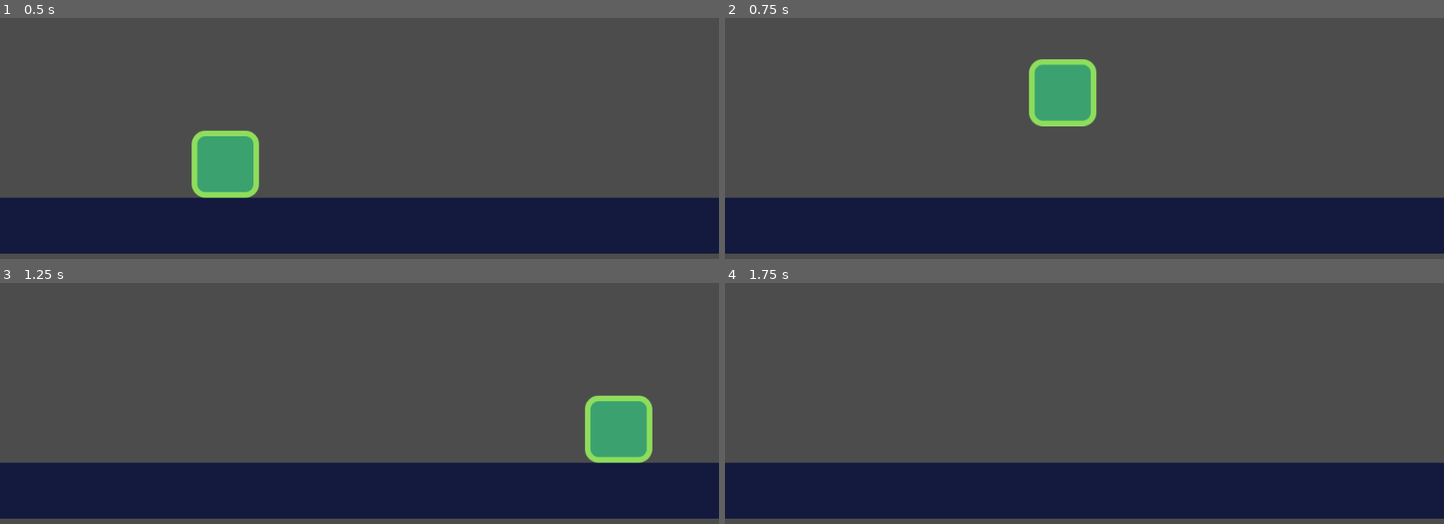
Above: before the commit, frames 1-4 (two rows, left to right).
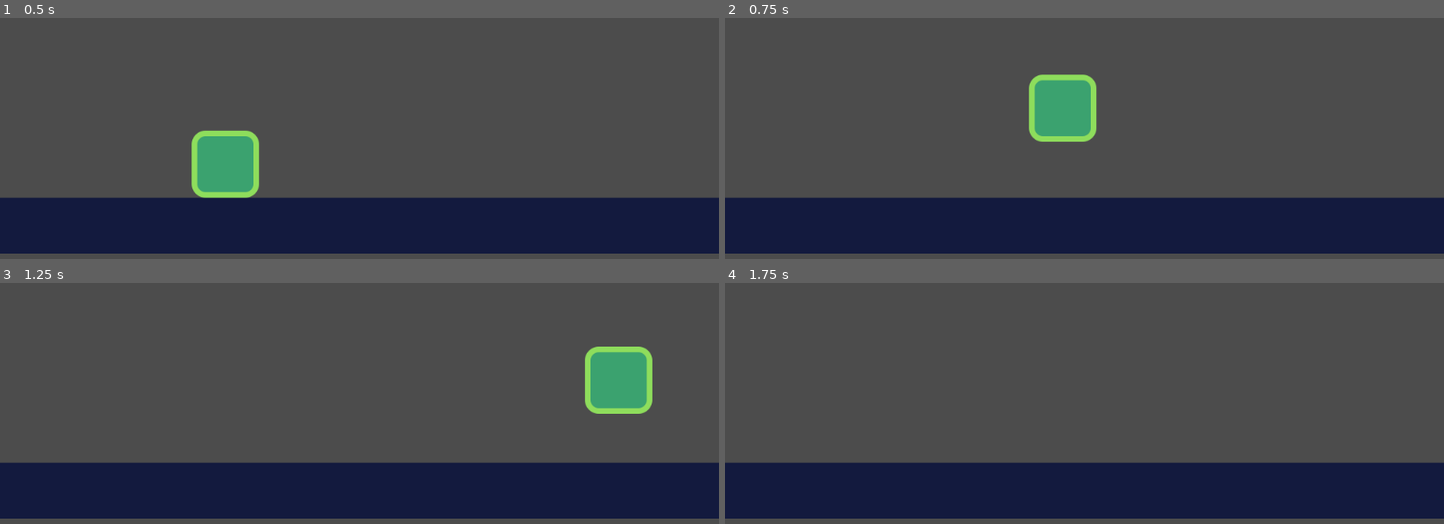
Above: after the commit, the same moments.

Repository: jdclifton2/GodotPlatformer
Game: Godot game, scene res://src/Levels/LevelTemplate.tscn
The game is run twice, just before and just after one commit, with the same random seed, the same clock (stepped at 60 frames per second) and the same inputs.
Inputs:
- Up to frame 1 (0.5 s): no input
- Up to frame 2 (0.75 s): hold Right (move_right) from 0.53 s (still down); tap W (jump) at 0.6 s
- Up to frame 3 (1.25 s): keep holding Right (move_right); tap W (jump) at 0.77, 1.07 s
- Up to frame 4 (1.75 s): keep holding Right (move_right); tap W (jump) at 1.35, 1.52 s

Frame 1 is identical in both runs. In frame 2, 1.7% of the frame differs, in the area x 42-52%, y 17-52%; in frame 3, 4.2%, in the area x 81-91%, y 26-75%; in frame 4, nothing differs.

Commit message:
cleaned up code

Diff:
--- a/src/Actors/Actor.gd
+++ b/src/Actors/Actor.gd
@@ -5,7 +5,7 @@
 export var speed := Vector2(300.0, 1000.0)
 export var gravity := 4000.0
 
-var velocity := Vector2.ZERO #:= Means set the type to the right hand side
+var _velocity := Vector2.ZERO #:= Means set the type to the right hand side
 
 
 
--- a/src/Actors/Player.gd
+++ b/src/Actors/Player.gd
@@ -1,27 +1,31 @@
 extends Actor
 
 func _physics_process(delta: float) -> void:
-    var direction := get_direction()
+	var is_jump_interrupted = Input.is_action_just_released("jump") and _velocity.y < 0.0
+	var direction := get_direction()
 
-    velocity = calculate_move_velocity(velocity, direction, speed)
-    velocity = move_and_slide(velocity, FLOOR_NORMAL)
+	_velocity = calculate_move_velocity(_velocity, direction, speed, is_jump_interrupted)
+	_velocity = move_and_slide(_velocity, FLOOR_NORMAL)
 
 
 func get_direction() -> Vector2:
-    return Vector2(
-    Input.get_action_strength("move_right") - Input.get_action_strength("move_left"),
-    -1.0 if Input.is_action_just_pressed("jump") and is_on_floor() else 1.0
-    )
+	return Vector2(
+	Input.get_action_strength("move_right") - Input.get_action_strength("move_left"),
+	-1.0 if Input.is_action_just_pressed("jump") and is_on_floor() else 1.0
+	)
 
 
 func calculate_move_velocity(
-        linear_velocity: Vector2,
-        direction: Vector2,
-        speed: Vector2
-    ) -> Vector2:
-    var new_velocity = linear_velocity
-    new_velocity.x = speed.x * direction.x
-    new_velocity.y += gravity * get_physics_process_delta_time() # delta is the time elapsed since previous frame. makes framerate independent
-    if direction.y == -1.0:
-        new_velocity.y = speed.y * direction.y
-    return new_velocity
+		linear_velocity: Vector2,
+		direction: Vector2,
+		speed: Vector2,
+		is_jump_interrupted : bool
+	) -> Vector2:
+	var out = linear_velocity
+	out.x = speed.x * direction.x
+	out.y += gravity * get_physics_process_delta_time() # delta is the time elapsed since previous frame. makes framerate independent
+	if direction.y == -1.0:
+		out.y = speed.y * direction.y
+	if is_jump_interrupted:
+		out.y = 0.0
+	return out
--- a/src/Levels/LevelTemplate.tscn
+++ b/src/Levels/LevelTemplate.tscn
@@ -41,4 +41,5 @@
 
 [node name="Player" parent="TileMap" instance=ExtResource( 3 )]
 position = Vector2( 321, 160 )
-speed = Vector2( 800, 1000 )
+speed = Vector2( 800, 1400 )
+gravity = null
